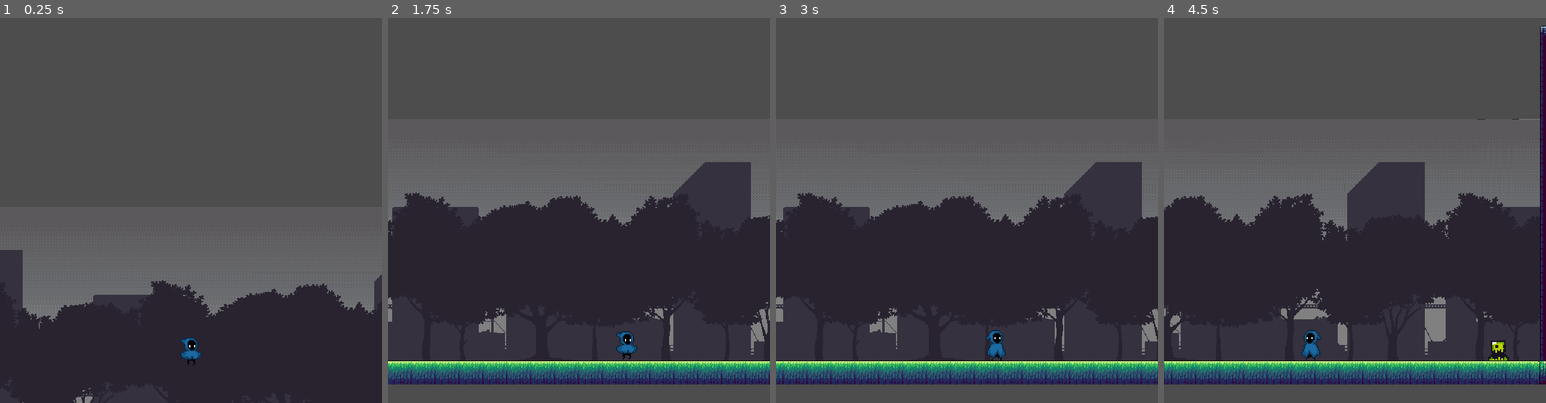
Above: before the commit, frames 1-4 (left to right).
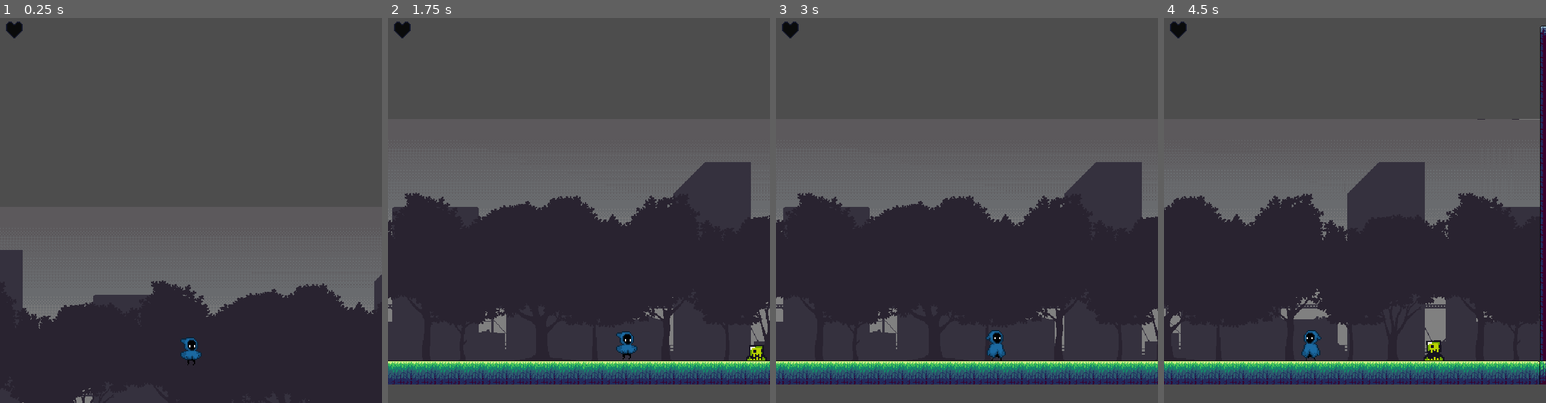
Above: after the commit, the same moments.

Repository: 0308612/2D-Metroidvania-Game-Prototype
Game: Godot game, scene res://scenes/opening_room.tscn
The game is run twice, just before and just after one commit, with the same random seed, the same clock (stepped at 60 frames per second) and the same inputs.
Inputs (mouse positions are in pixels of both pictures, inside the frame that each line leads up to):
- Up to frame 1 (0.25 s): no input
- Up to frame 2 (1.75 s): move the mouse to (663, 191) at 0.52 s; hold D (move right) from 0.53 s (still down); click (663, 191) at 0.6 s; tap Space (jump) at 0.77, 1.52 s; move the mouse to (502, 229) at 1.27 s; tap Shift (dash) at 1.35 s
- Up to frame 3 (3 s): move the mouse to (1005, 125) at 2.02 s; release D (move right) at 2.03 s; hold A (move left) 2.03-2.78 s; click (1005, 125) at 2.1 s; move the mouse to (947, 287) at 2.77 s; hold D (move right) from 2.78 s (still down); tap Shift (dash) at 2.85 s
- Up to frame 4 (4.5 s): tap Space (jump) at 3.02, 3.77 s; move the mouse to (1469, 268) at 3.52 s; click (1469, 268) at 3.6 s; move the mouse to (1240, 152) at 4.27 s; release D (move right) at 4.28 s; hold A (move left) from 4.28 s (still down); tap Shift (dash) at 4.35 s

The runs differ from the first frame. In frame 1, 0.1% of the frame differs, in the area x 1-6%, y 0-6%; in frame 2, 0.3%; in frame 3, 0.1%; in frame 4, 0.6%, in the area x 1-91%, y 0-89%.

Commit message:
enemy and player health

Diff:
--- a/2d-metroidvania-game-prototype/non room scenes/Player.tscn
+++ b/2d-metroidvania-game-prototype/non room scenes/Player.tscn
@@ -351,7 +351,9 @@
 position = Vector2(-37, 0)
 target_position = Vector2(-14, 0)
 
-[node name="sword" type="Area2D" parent="." unique_id=1795979291]
+[node name="sword" type="Area2D" parent="." unique_id=1795979291 groups=["sword"]]
+collision_layer = 2
+collision_mask = 4
 
 [node name="sword collider" type="CollisionShape2D" parent="sword" unique_id=1106775069]
 position = Vector2(70, 6)
--- a/2d-metroidvania-game-prototype/non room scenes/slime.tscn
+++ b/2d-metroidvania-game-prototype/non room scenes/slime.tscn
@@ -1,6 +1,7 @@
 [gd_scene format=3 uid="uid://3tdsyp8kqasj"]
 
 [ext_resource type="Texture2D" uid="uid://r1o6cmdsj06m" path="res://assets/brackeys_platformer_assets/sprites/slime_green.png" id="1_crpbr"]
+[ext_resource type="Script" uid="uid://dx8pen1fs6qv2" path="res://scripts/slime.gd" id="1_cxaiw"]
 
 [sub_resource type="AtlasTexture" id="AtlasTexture_cxaiw"]
 atlas = ExtResource("1_crpbr")
@@ -107,8 +108,12 @@
 [sub_resource type="RectangleShape2D" id="RectangleShape2D_vrgfl"]
 size = Vector2(12, 12)
 
+[sub_resource type="RectangleShape2D" id="RectangleShape2D_3t5ij"]
+size = Vector2(17, 13)
+
 [node name="slime" type="CharacterBody2D" unique_id=132055637]
 z_index = -1
+script = ExtResource("1_cxaiw")
 
 [node name="AnimatedSprite2D" type="AnimatedSprite2D" parent="." unique_id=1147096048]
 sprite_frames = SubResource("SpriteFrames_3t5ij")
@@ -118,3 +123,14 @@
 [node name="CollisionShape2D" type="CollisionShape2D" parent="." unique_id=1336628682]
 position = Vector2(0, 6)
 shape = SubResource("RectangleShape2D_vrgfl")
+
+[node name="Area2D" type="Area2D" parent="." unique_id=2113466514]
+collision_layer = 4
+collision_mask = 2
+
+[node name="CollisionShape2D" type="CollisionShape2D" parent="Area2D" unique_id=1970578699]
+position = Vector2(-0.5, 5.5)
+shape = SubResource("RectangleShape2D_3t5ij")
+debug_color = Color(0.996401, 0, 0.19618145, 0.41960785)
+
+[connection signal="area_entered" from="Area2D" to="." method="_on_area_2d_area_entered"]
--- a/2d-metroidvania-game-prototype/project.godot
+++ b/2d-metroidvania-game-prototype/project.godot
@@ -14,6 +14,10 @@
 run/main_scene="uid://cry45mixau0dh"
 config/features=PackedStringArray("4.7", "Forward Plus")
 config/icon="res://icon.svg"
+
+[autoload]
+
+Globals="*uid://bk1dv3msagns"
 
 [display]
 
@@ -77,6 +81,13 @@
 ]
 }
 
+[layer_names]
+
+2d_physics/layer_1="player"
+2d_physics/layer_2="sword"
+2d_physics/layer_3="enemy"
+2d_physics/layer_4="ground"
+
 [physics]
 
 3d/physics_engine="Jolt Physics"
--- a/2d-metroidvania-game-prototype/scenes/opening_room.tscn
+++ b/2d-metroidvania-game-prototype/scenes/opening_room.tscn
@@ -10,6 +10,8 @@
 [ext_resource type="Texture2D" uid="uid://bjsabcv2nufwn" path="res://assets/green city/2 Background/Night/5.png" id="5_kh1a4"]
 [ext_resource type="Script" uid="uid://lbexocmha7i" path="res://scripts/slimePath1.gd" id="9_4i84y"]
 [ext_resource type="PackedScene" uid="uid://3tdsyp8kqasj" path="res://non room scenes/slime.tscn" id="9_fr0h7"]
+[ext_resource type="Texture2D" uid="uid://4h1bqrw0eion" path="res://assets/Assets (HK)/UI/Sprites/HeartSpriteSheet.png" id="11_1qmql"]
+[ext_resource type="Script" uid="uid://br5fa65cjqyft" path="res://scripts/ui.gd" id="11_myada"]
 
 [sub_resource type="TileSetAtlasSource" id="TileSetAtlasSource_fr0h7"]
 texture = ExtResource("3_q2dgp")
@@ -963,3 +965,13 @@
 [node name="slime" parent="enemy paths/Path2D/PathFollow2D" unique_id=132055637 instance=ExtResource("9_fr0h7")]
 position = Vector2(0, 10)
 scale = Vector2(2, -2)
+
+[node name="UI" type="CanvasLayer" parent="." unique_id=1461287255]
+script = ExtResource("11_myada")
+
+[node name="hearts" type="Sprite2D" parent="UI" unique_id=2140239312]
+position = Vector2(24, 24)
+scale = Vector2(2, 2)
+texture = ExtResource("11_1qmql")
+hframes = 5
+frame = 4
--- /dev/null
+++ b/2d-metroidvania-game-prototype/scripts/Globals.gd
@@ -0,0 +1,3 @@
+extends Node2D
+
+var Player_health = 5
--- a/2d-metroidvania-game-prototype/scripts/camera_follow.gd
+++ /dev/null
@@ -1,52 +0,0 @@
-extends Camera2D
-
-@onready var player: CharacterBody2D = $"../Player"
-@onready var ground: TileMapLayer = $"../ground"
-
-@export var Horzontal_deadzone:int = 10
-@export var Vertical_deadzone:int = 10
-@export var Follow_speed:float = 120.0
-
-# Called when the node enters the scene tree for the first time.
-func _ready() -> void:
-	setup_camera_limits()
-
-func _physics_process(delta: float) -> void:
-	update_camera_position(delta)
-
-func setup_camera_limits():
-	global_position = player.global_position
-	var used_rect = ground.get_used_rect()
-	var cell_size = ground.tile_set.tile_size
-	var map_width = used_rect.size.x * cell_size.x
-	var map_height = used_rect.size.y * cell_size.y
-
-	limit_left = used_rect.position.x * cell_size.x
-	limit_right = limit_left + map_width
-	limit_top = used_rect.position.y * cell_size.y
-	limit_bottom = limit_top + map_height
-
-func update_camera_position(delta):
-	if not player:
-		return
-	var player_pos = player.global_position
-	var camera_pos = global_position
-	var _viewport_size = get_viewport_rect().size / zoom
-
-	var target_pos = camera_pos
-
-	if abs(player_pos.x - camera_pos.x) > Horzontal_deadzone:
-		target_pos.x = player_pos.x
-
-	if player_pos.y < camera_pos.y - Vertical_deadzone:
-		target_pos.y = player_pos.y
-	elif player_pos.y > camera_pos.y + Vertical_deadzone:
-		target_pos.y = player_pos.y
-
-	global_position.x = move_toward(global_position.x, target_pos.x, Follow_speed * delta)
-
-	if player_pos.y > camera_pos.y:
-		var vetrical_speed = max(Follow_speed, abs(player.velocity.y))
-		global_position.y = move_toward(global_position.y, target_pos.y, vetrical_speed * delta)
-	else:
-		global_position.y = move_toward(global_position.y, target_pos.y, Follow_speed * delta)
--- a/2d-metroidvania-game-prototype/scripts/player_controller.gd
+++ b/2d-metroidvania-game-prototype/scripts/player_controller.gd
@@ -34,6 +34,8 @@
 var Dash_key_is_pressed:bool = false
 var is_dashing:bool = false
 
+@export_category("Attack Variables")
+var damage:int = 5
 var is_attacking:bool = false
 var can_attack:bool = true
 
@@ -156,6 +158,7 @@
 		return
 
 func attack():
+
 	if Input.is_action_just_pressed("attack") and can_attack:
 		can_attack = false
 		is_attacking = true
--- /dev/null
+++ b/2d-metroidvania-game-prototype/scripts/slime.gd
@@ -0,0 +1,14 @@
+extends CharacterBody2D
+
+@onready var player: CharacterBody2D = $"../../../../Player"
+signal enemy_died(enemy_node)
+@export var health:int = 10
+
+func _process(_delta: float) -> void:
+	if health <= 0:
+		emit_signal("enemy_died", self)
+		queue_free()
+
+func _on_area_2d_area_entered(area: Area2D) -> void:
+	if area.is_in_group("sword"):
+		health -= player.damage
--- a/2d-metroidvania-game-prototype/scripts/slimePath1.gd
+++ b/2d-metroidvania-game-prototype/scripts/slimePath1.gd
@@ -1,11 +1,19 @@
 extends PathFollow2D
 
-@export var speed:float = 0.1
+@export var speed:float = 0.08
+var dead:bool = false
+
+func _ready() -> void:
+	$slime.enemy_died.connect(_on_enemy_died)
 
 # Called every frame. 'delta' is the elapsed time since the previous frame.
 func _process(delta: float) -> void:
-	progress_ratio += speed * delta
-	if progress_ratio > 0.5:
-		$slime.scale.x = -2.0
-	elif progress_ratio < 0.5:
-		$slime.scale.x = 2.0
+	if not dead:
+		progress_ratio += speed * delta
+		if progress_ratio > 0.5:
+			$slime.scale.x = -2.0
+		elif progress_ratio < 0.5:
+			$slime.scale.x = 2.0
+
+func _on_enemy_died(_enemy_instance):
+	dead = true
--- /dev/null
+++ b/2d-metroidvania-game-prototype/scripts/ui.gd
@@ -0,0 +1,17 @@
+extends CanvasLayer
+
+const heart_row_size = 8
+const heart_offset = 16
+
+# Called when the node enters the scene tree for the first time.
+func _ready() -> void:
+	for i in Globals.Player_health:
+		var new_heart = Sprite2D.new()
+		new_heart.texture = $hearts.texture
+		new_heart.hframes = $hearts.hframes
+		$hearts.add_child(new_heart)
+
+
+# Called every frame. 'delta' is the elapsed time since the previous frame.
+func _process(delta: float) -> void:
+	pass
Not shown, added: 2d-metroidvania-game-prototype/scripts/Globals.gd.uid
Not shown, removed: 2d-metroidvania-game-prototype/scripts/camera_follow.gd.uid
Not shown, added: 2d-metroidvania-game-prototype/scripts/slime.gd.uid
Not shown, added: 2d-metroidvania-game-prototype/scripts/ui.gd.uid
